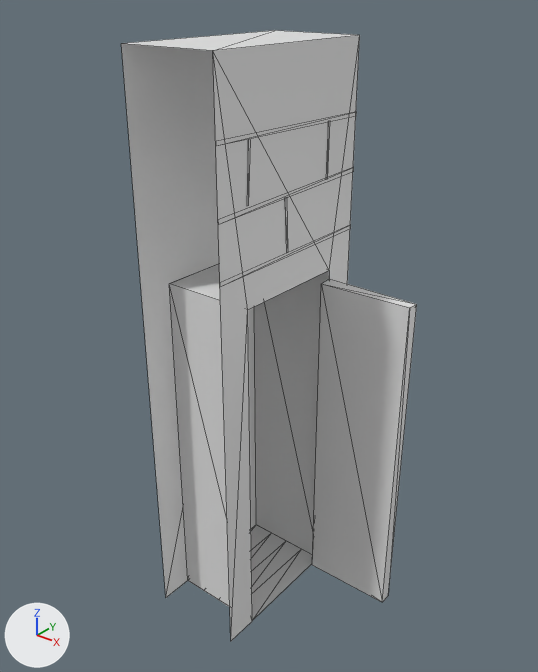
The glTF model art/kit/walls/wall.crypt.niche_open/wall.crypt.niche_open.glb as it was, and as the next commit left it.
Camera for both pictures: a 50 mm camera at (2.24, -2.65, 3.25) aimed at (0.13, -0.02, 1.62). The lights are fixed; the arrows at lower left show +X, +Y and +Z. The picture after the commit comes second. Mesh edges are drawn as thin lines. Vertices at exactly the same position are counted once.

The first picture shows 'wall_crypt_open'.
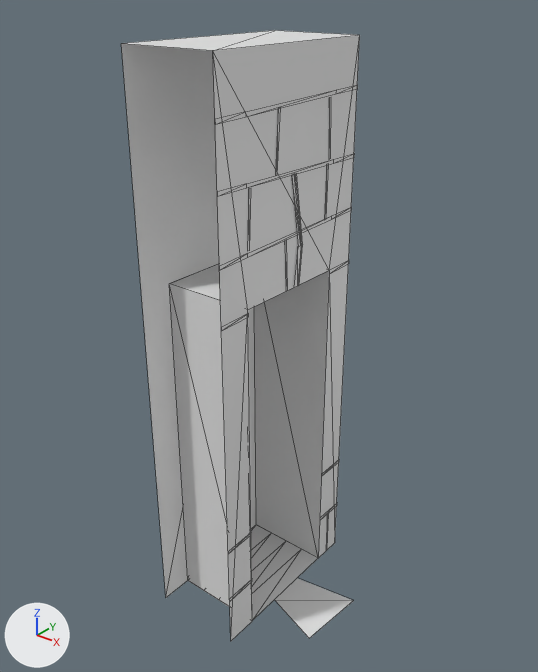
Changed parts and their boxes (x1, y1, x2, y2) in the pictures (538 x 672 px; the box of a moved part takes in the faces that stretch with it):
'wall_crypt_open', reshaped (19% narrower): before (121, 30, 417, 641); after (121, 30, 360, 641)
part 1 of me_wall_crypt_open, moved or reshaped: before (326, 121, 330, 178); after (326, 513, 329, 550)
part 2 of me_wall_crypt_open, moved or reshaped: before (285, 197, 288, 253); after (285, 240, 288, 291)
part 3 of me_wall_crypt_open, moved or reshaped: before (247, 140, 251, 206); after (247, 188, 251, 251)
part 4 of me_wall_crypt_open, added: after (324, 164, 329, 220)
part 5 of me_wall_crypt_open, added: after (275, 108, 281, 176)
part 6 of me_wall_crypt_open, added: after (329, 97, 331, 159)
part 7 of me_wall_crypt_open, cut back: before (169, 225, 417, 607); after (169, 85, 358, 638)

What the commit changed:
me_wall_crypt_open is used by ob_wall_crypt_open; location (0.0, 0.0, 0.0).
me_wall_crypt_open had 68 vertices, 50 faces and spanned x -0.25..0.75, y -0.5..0.5, z 0.0..3.0.
me_wall_crypt_open now has 130 vertices, 80 faces and spans x -0.25..0.61, y -0.5..0.5, z 0.0..3.0.
me_wall_crypt_open part 1: the loose piece of 4 vertices spanning x 0.25, y 0.26..0.28, z 2.38..2.65 is moved by (0.0, 0.14, -2.36).
me_wall_crypt_open part 2: the loose piece of 4 vertices spanning x 0.25, y -0.06..-0.03, z 2.09..2.36 is moved by (0.0, 0.0, -0.19).
me_wall_crypt_open part 3: the loose piece of 4 vertices spanning x 0.25, y -0.32..-0.29, z 2.38..2.65 is moved by (0.0, 0.0, -0.2).
me_wall_crypt_open part 4: the loose piece of 4 vertices spanning x 0.25, y 0.26..0.28, z 2.38..2.65 is copied, and the copy is moved by (0.0, 0.0, -0.2); it spans x 0.25, y 0.26..0.28, z 2.18..2.45.
me_wall_crypt_open part 5: the loose piece of 4 vertices spanning x 0.25, y -0.32..-0.29, z 2.38..2.65 is copied, and the copy is moved by (0.0, 0.19, 0.1); it spans x 0.25, y -0.13..-0.1, z 2.47..2.75.
me_wall_crypt_open part 6: the loose piece of 4 vertices spanning x 0.25, y 0.26..0.28, z 2.38..2.65 is copied, and the copy is moved by (0.0, 0.01, 0.1); it spans x 0.25, y 0.26..0.29, z 2.47..2.75.
Part 7, on me_wall_crypt_open:
12 vertices are removed from x 0.25..0.75, y -0.5..0.5, z 0.0..2.09.
16 faces are deleted.
70 vertices are added at x 0.23..0.61, y -0.5..0.5, z 0.0..2.78.
44 new faces join them.
Other edits to the shape of me_wall_crypt_open do not show in these pictures.
